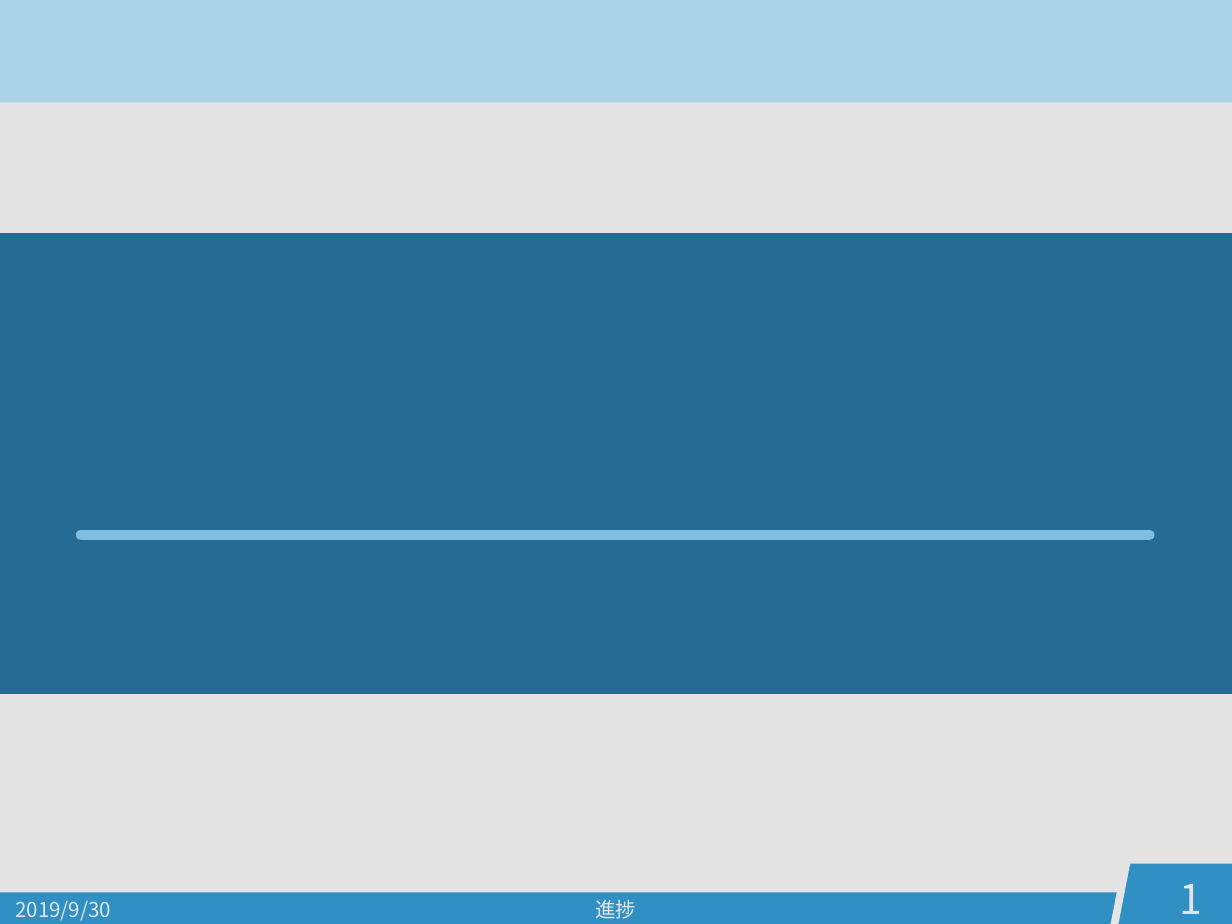
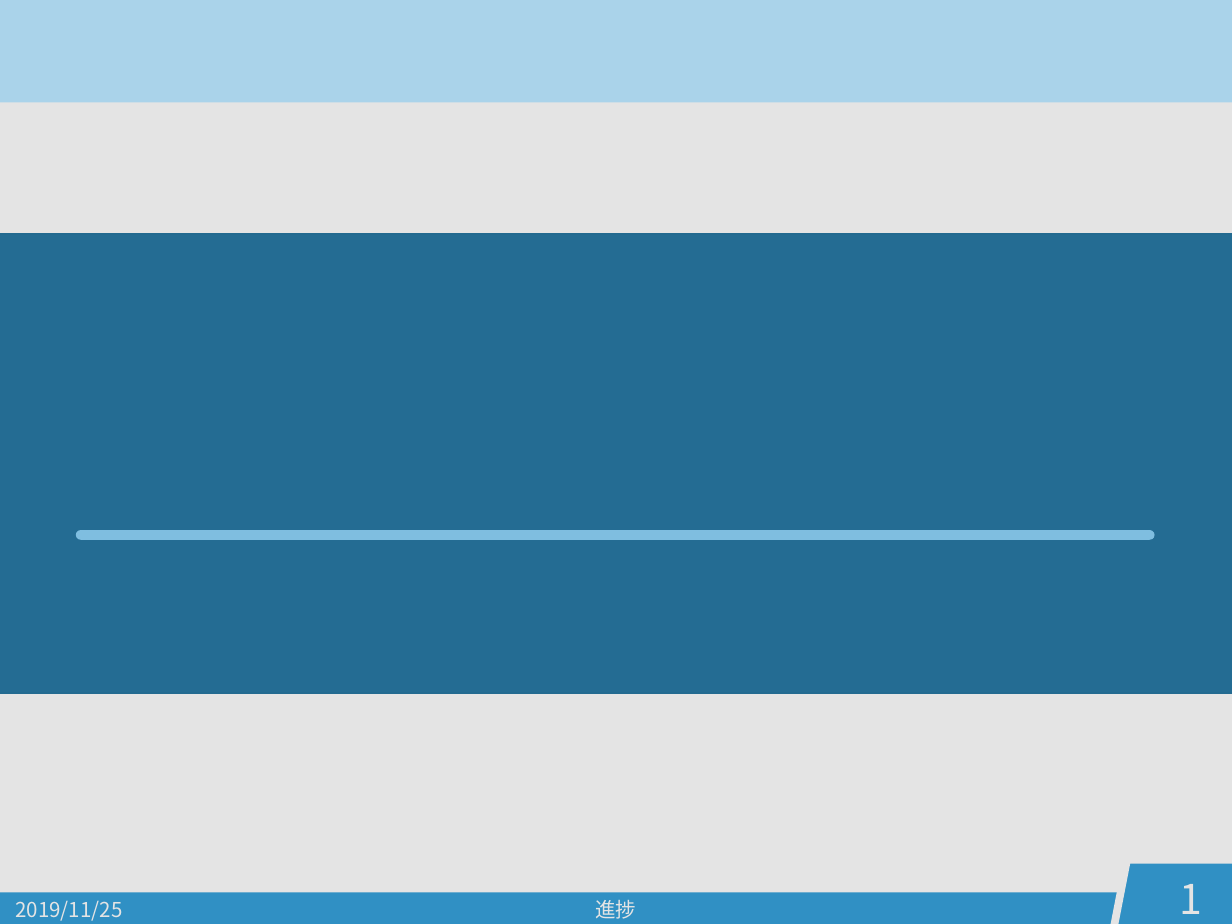
Before and after one commit to PajamaDrive/presentation_template, a slide deck: slide 1 of Matsushita_ver2.potx. Drawn at 1232x924 pixels with LibreOffice and Linux fonts; fonts in the diff are those of the drawing. Boxes give left, top, right and bottom in pixels: in the first picture for what was removed or moved away, otherwise in the second. Text is boxed around its words. In the diff, an @@ line names an element or a change of style, - is before the commit and + after.

```diff
--- a/Matsushita_ver2.potx
+++ b/Matsushita_ver2.potx
@@ text at (x1=15, y1=901, x2=122, y2=921): text changed @@
-2019/9/30
+2019/11/25
```
Also in this commit, not shown: 1 slide added, 2 other files.
